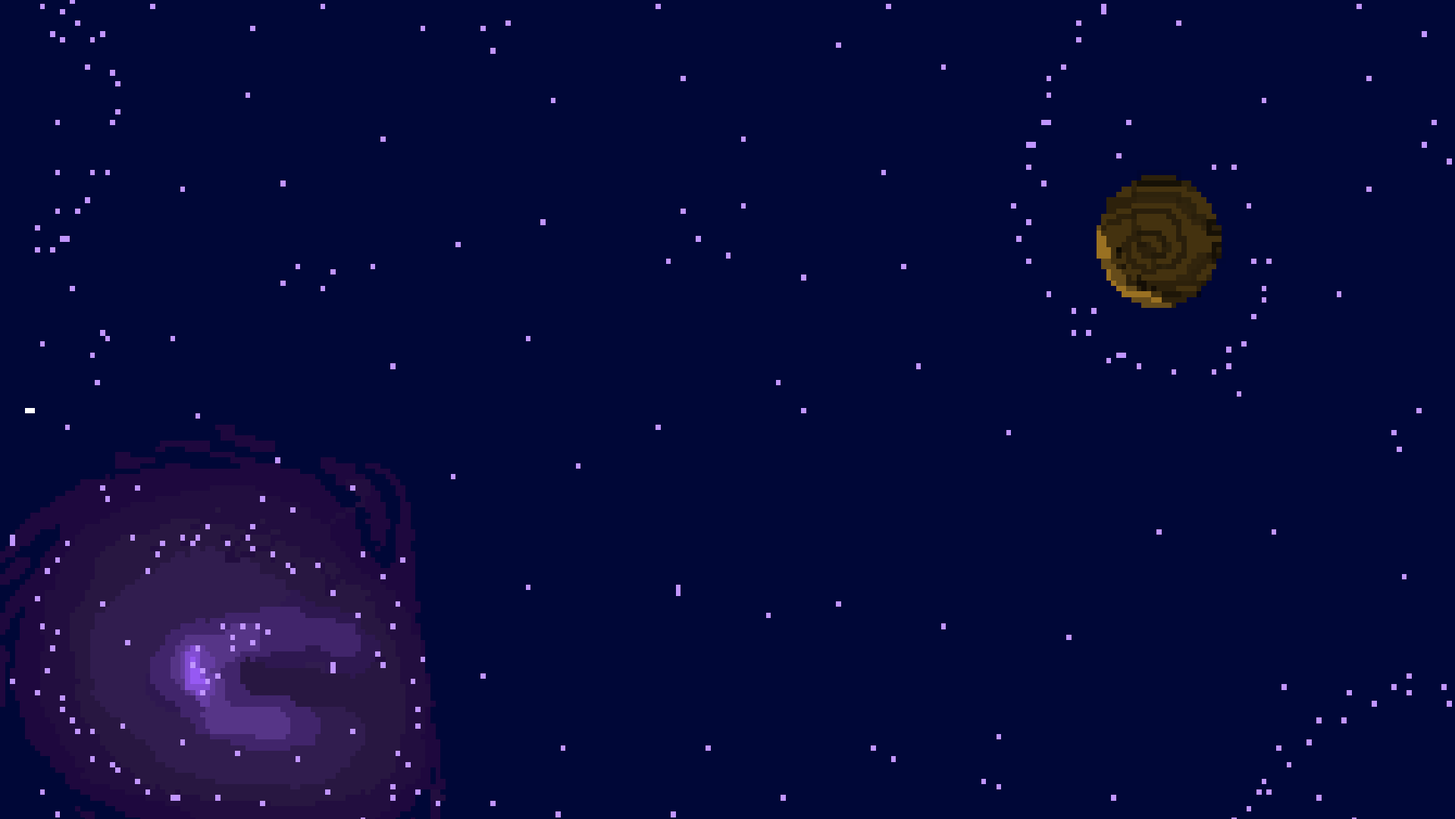
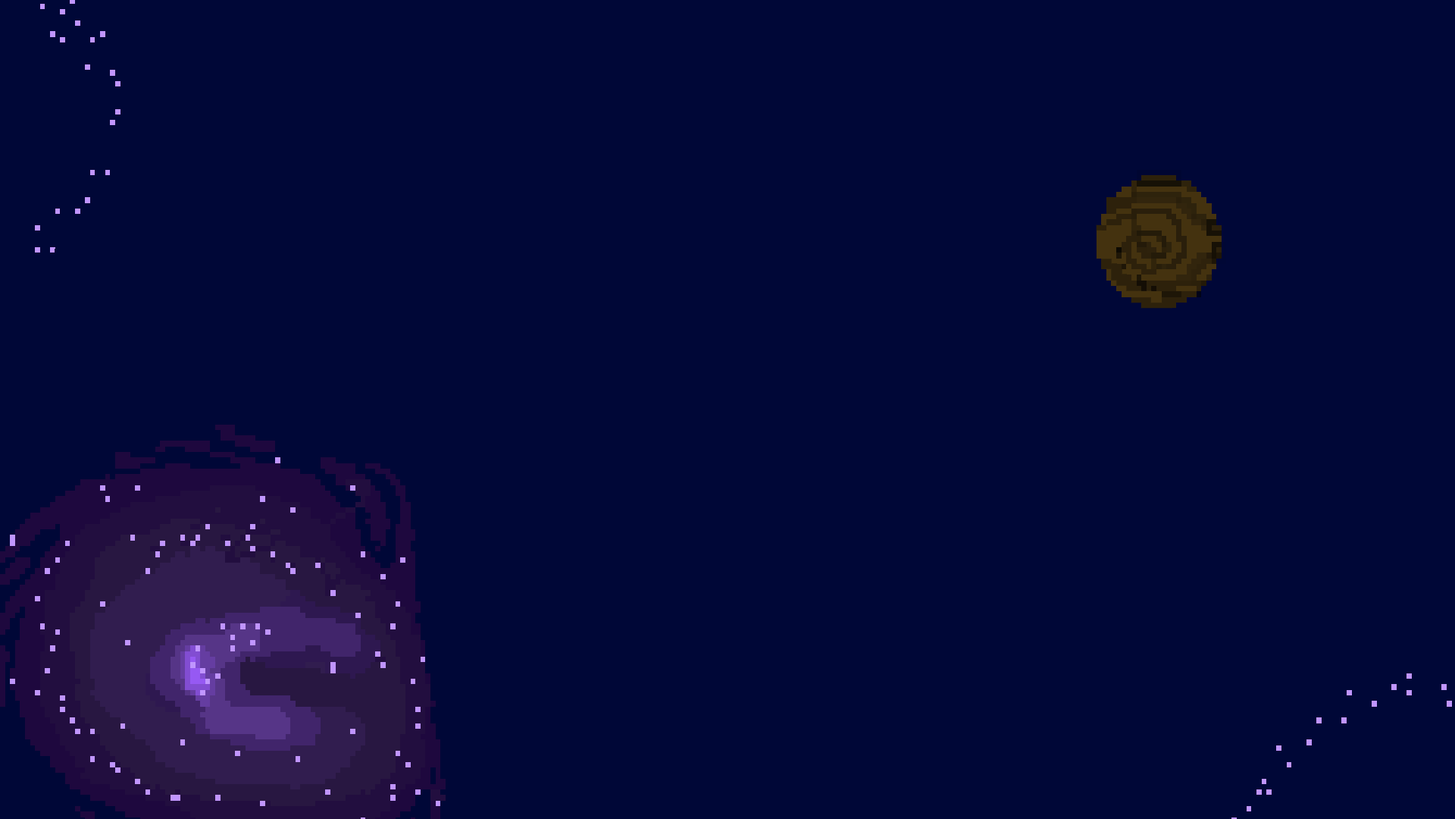
The second 1455x819 image is a revision of the first. Changes to its layers:
renamed "Stars Layer 1" to "Laag 1", painted on it over 40, 3, 1453, 819
painted on "Background 1" over 25, 3, 1272, 414
